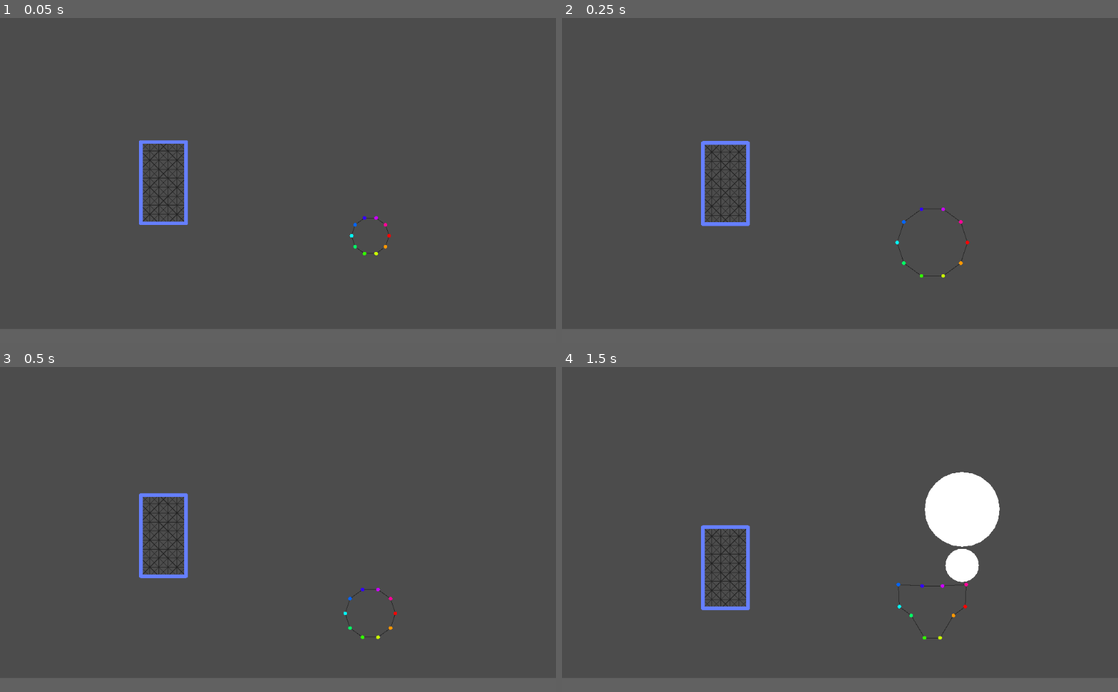
Above: before the commit, frames 1-4 (two rows, left to right).
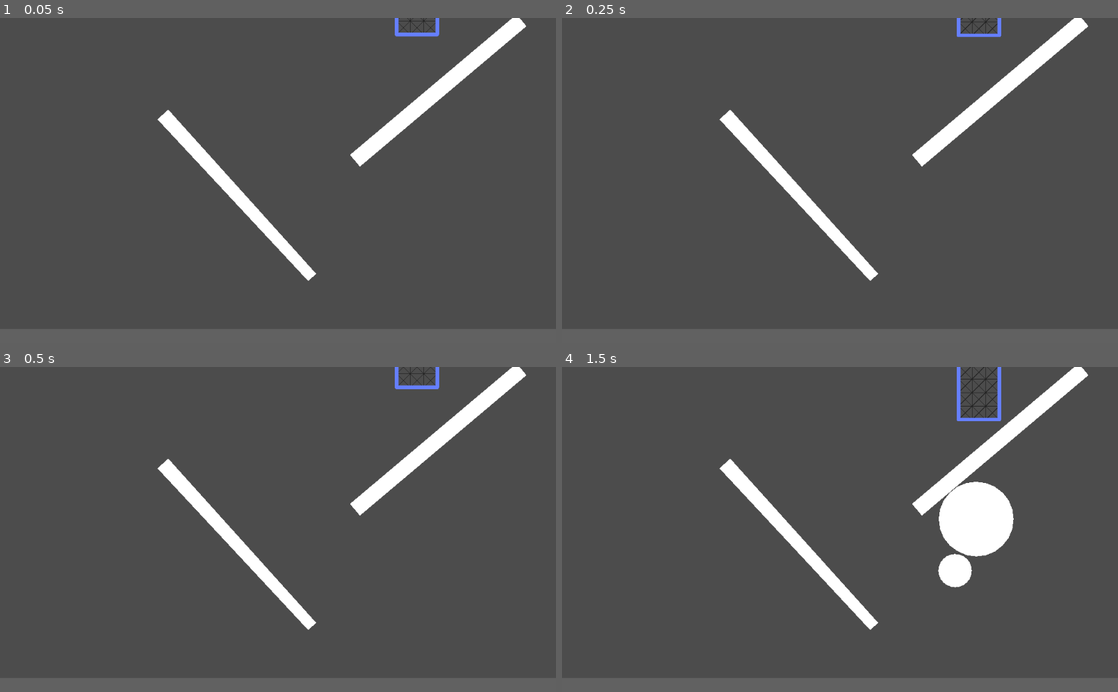
Above: after the commit, the same moments.

Repository: bustedwallstudios/Softbody
Game: Godot game, scene res://2dWorld.tscn
The game is run twice, just before and just after one commit, with the same random seed, the same clock (stepped at 60 frames per second) and the same inputs.
Inputs (mouse positions are in pixels of both pictures, inside the frame that each line leads up to):
- Up to frame 1 (0.05 s): no input
- Up to frame 2 (0.25 s): no input
- Up to frame 3 (0.5 s): no input
- Up to frame 4 (1.5 s): tap Enter (ui_accept) at 0.5, 0.77 s; move the mouse to (962, 513) at 0.52 s; hold Right (ui_right) 0.53-1.28 s; move the mouse to (962, 523) at 1.27 s; hold Down (ui_down) from 1.28 s (still down)

The runs differ from the first frame. In frame 1, 4.7% of the frame differs, in the area x 25-95%, y 0-81%; in frame 2, 4.7%; in frame 3, 4.8%; in frame 4, 6.0%, in the area x 25-95%, y 0-84%.

Commit message:
did random stuff idk

Diff:
--- a/2dWorld.tscn
+++ b/2dWorld.tscn
@@ -1,6 +1,5 @@
-[gd_scene load_steps=12 format=2]
+[gd_scene load_steps=11 format=2]
 
-[ext_resource path="res://Objects/SquishyBall.tscn" type="PackedScene" id=1]
 [ext_resource path="res://MiscScripts/Draggable2.gd" type="Script" id=2]
 [ext_resource path="res://MiscScripts/Draggable.gd" type="Script" id=3]
 [ext_resource path="res://MiscScripts/Rotate.gd" type="Script" id=4]
@@ -50,8 +49,8 @@
 polygon = PoolVector2Array( -5.95, -0.225, 5.95, -0.225, 5.95, 1.075, -5.95, 1.075 )
 
 [node name="RotatingBeam" type="StaticBody2D" parent="World"]
-position = Vector2( 3006, 173 )
-rotation = -3.48019
+position = Vector2( 910, -824 )
+rotation = -3.84321
 scale = Vector2( 1, 5 )
 __meta__ = {
 "_edit_group_": true
@@ -65,8 +64,8 @@
 polygon = PoolVector2Array( -546, 3.99805, -546, -13.002, 659, -12.9976, 659, 4.00244 )
 
 [node name="RotatingBeam2" type="StaticBody2D" parent="World"]
-position = Vector2( 3016, -674 )
-rotation = 3.58665
+position = Vector2( -274, -223 )
+rotation = 0.836013
 scale = Vector2( 1.016, 3.251 )
 script = ExtResource( 4 )
 __meta__ = {
@@ -84,8 +83,8 @@
 polygon = PoolVector2Array( -27.2157, -0.289926, 32.9624, -0.241419, 32.9287, 0.677203, -27.2257, 0.947976 )
 
 [node name="RotatingBeam3" type="StaticBody2D" parent="World"]
-position = Vector2( 2545, -428 )
-rotation = -2.34921
+position = Vector2( 1834, -219 )
+rotation = 1.5708
 scale = Vector2( 1.237, 3.251 )
 script = ExtResource( 4 )
 __meta__ = {
@@ -103,8 +102,7 @@
 polygon = PoolVector2Array( -27.2157, -0.289926, 32.9624, -0.241419, 32.9287, 0.677203, -27.2257, 0.947976 )
 
 [node name="Beam" type="RigidBody2D" parent="World"]
-position = Vector2( 2092, 181 )
-rotation = -0.527089
+position = Vector2( 2371, -723 )
 mass = 20.0
 gravity_scale = 3.72
 can_sleep = false
@@ -124,7 +122,7 @@
 polygon = PoolVector2Array( -16.9075, -0.197987, 20.0952, -0.13546, 20.0282, 3.01541, -16.674, 2.99974 )
 
 [node name="Ball" type="RigidBody2D" parent="World"]
-position = Vector2( 1090, -1729 )
+position = Vector2( 2080, 306 )
 input_pickable = true
 mass = 25.0
 gravity_scale = 5.0
@@ -145,7 +143,7 @@
 polygon = PoolVector2Array( -4.45, 1.625, -4.6, 0.425001, -4.45, -0.775, -4, -1.875, -3.25, -2.825, -2.3, -3.575, -1.2, …(247 unchanged characters)…
 
 [node name="BigBall" type="RigidBody2D" parent="World"]
-position = Vector2( 516, -1620 )
+position = Vector2( 2162, -452 )
 input_pickable = true
 mass = 50.0
 gravity_scale = 5.0
@@ -165,12 +163,10 @@
 scale = Vector2( 44.924, 44.925 )
 polygon = PoolVector2Array( -4.45, 1.625, -4.6, 0.425001, -4.45, -0.775, -4, -1.875, -3.25, -2.825, -2.3, -3.575, -1.2, …(247 unchanged characters)…
 
-[node name="SquishyBall" parent="." instance=ExtResource( 1 )]
-position = Vector2( 506, 33 )
-gravity = Vector2( 0, 22 )
-
 [node name="SquishyBody" parent="." instance=ExtResource( 5 )]
-position = Vector2( -762, -485 )
+position = Vector2( 651, -1531 )
+pointsHoriz = 4
+pointsVert = 7
 
 [connection signal="input_event" from="World/Ball" to="World/Ball" method="inputEvent"]
 [connection signal="input_event" from="World/BigBall" to="World/BigBall" method="inputEvent"]
--- a/Objects/Spring.gd
+++ b/Objects/Spring.gd
@@ -55,11 +55,11 @@
 			hasConvertedStupidNodePaths = true
 
 		# Set the global variable for the distance between point A and B
-		# This is used in hookesLawToFindForce() and findPressureForceVector()
+		# This is used in hookesLawToFindForce() and findPressureForce()
 		currentLength = (PointB.global_position - PointA.global_position).length()
 
-		var springForce  = hookesLawToFindForce()
-		var dampingForce = findDampingForce()
+		var springForce:float  = hookesLawToFindForce()
+		var dampingForce:float = findDampingForce()
 
 		var totalForce:float = springForce + dampingForce
 
@@ -69,12 +69,32 @@
 		var forceOnPointA = aimForceToOtherPoint(totalForce, PointA.global_position, PointB.global_position)
 		var forceOnPointB = -forceOnPointA
 
-		# If this is a ball body, instead of a mesh-like square one
+		# If this is a ball body, instead of a mesh-like square one, we'll do the calculations
+		# to figure out the pressure-based forces.
 		if isBall:
-			var pressureForce = findPressureForceVector()
-
-			forceOnPointA += pressureForce * pressureFactor
-			forceOnPointB += pressureForce * pressureFactor
+			# The AMOUNT of pressure that we will apply to the points
+			var pressureForce:float = findPressureForce() * pressureFactor
+
+			# The damping we will apply to the points to prevent them from flying off into infinity
+			PointA.linear_damp = 0
+			PointB.linear_damp = 0
+
+			# The amount of pressure for each specific point, as their damping will be different
+			var pressureForceOnA = pressureForce
+			var pressureForceOnB = pressureForce
+
+			# The direction we are to apply the force in is perpendicular to the spring,
+			# pointing outwards. This will push them both away from the center of the ball,
+			# forcing it to keep its shape.
+			# This should be normalized, so that we can multiply it by the pressureForceOnX
+			# variables to get it to point in the right direction AND have the right magnitude,
+			# and we ensure that it is of length 1 by passing in 1 to the function.
+			var forceDirection:Vector2 = aimForceToOtherPoint(1, PointA.global_position, PointB.global_position).rotated(PI/2)
+
+			# Add the pressure force vector to the force that we will ultimately apply to
+			# each point.
+			forceOnPointA += forceDirection * pressureForceOnA
+			forceOnPointB += forceDirection * pressureForceOnB
 
 		# Set the spring force applied to each point to the force we calculated
 		# This will be set by all the springs affecting the point, and THEN
@@ -129,10 +149,10 @@
 # from perpetually bouncing in place.
 func findDampingForce() -> float:
 	# The vector pointing towards A from B with length 1
-	var normalizedDirection = (PointA.global_position - PointB.global_position).normalized()
+	var normalizedDirection:Vector2 = (PointA.global_position - PointB.global_position).normalized()
 
 	# Just the difference in linear velocity between A and B
-	var velocityDifference = PointB.linear_velocity - PointA.linear_velocity
+	var velocityDifference:Vector2 = PointB.linear_velocity - PointA.linear_velocity
 
 	# The dot product of the two vectors; if this is positive it will move the
 	# points closer together, otherwise it will move them apart
@@ -144,7 +164,25 @@
 
 	return dotProduct * dampingFactor
 
-func findPressureForceVector():
+func findPressureDamping(point) -> float:
+	# The vector pointing backwards relative to the direction the
+	# point is moving in with length 1
+	var normalizedDirection = point.linear_velocity.normalized().rotated(-PI)
+
+	# Just the difference in linear velocity between the point's speed and 0
+	var speed = point.linear_velocity
+
+	# The dot product of the two vectors; if this is positive it will move the
+	# points closer together, otherwise it will move them apart
+	var dotProduct = normalizedDirection.dot(speed)
+
+	# It's WAY too big normally, so we shrink it to a reasonable amount.
+	# (50 is completely arbitrary)
+	dotProduct /= 50
+
+	return dotProduct * dampingFactor
+
+func findPressureForce() -> float:
 	# Get the pressure from the squishyball
 	var pressure:float = PointA.get_parent().p
 
@@ -154,12 +192,7 @@
 	# Force = P * L, where P is the pressure and L is the length of the spring.
 	var force:float = pressure * (vectorBetweenPoints.length())
 
-	# This is the force that we apply to the points in 2D.
-	# It is the force * the normalized distance between the points,
-	# rotated to points outwards.
-	var forceVector = vectorBetweenPoints.rotated(-PI/2) * force
-
-	return forceVector
+	return force
 
 # Update the line graphic for each frame, to go from point A to B
 func updateLine():
--- a/project.godot
+++ b/project.godot
@@ -21,6 +21,7 @@
 [physics]
 
 common/enable_pause_aware_picking=true
+2d/physics_engine="GodotPhysics"
 2d/default_linear_damp=0.0
 2d/default_angular_damp=0.0
 3d/default_linear_damp=0.0
